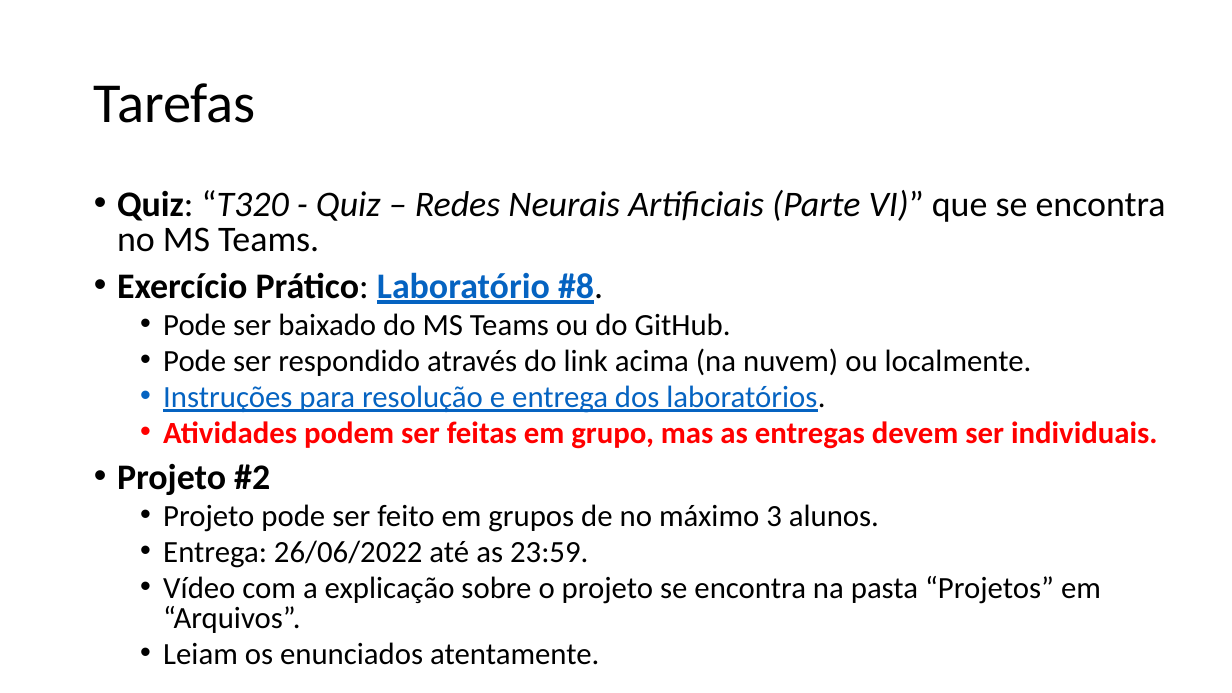
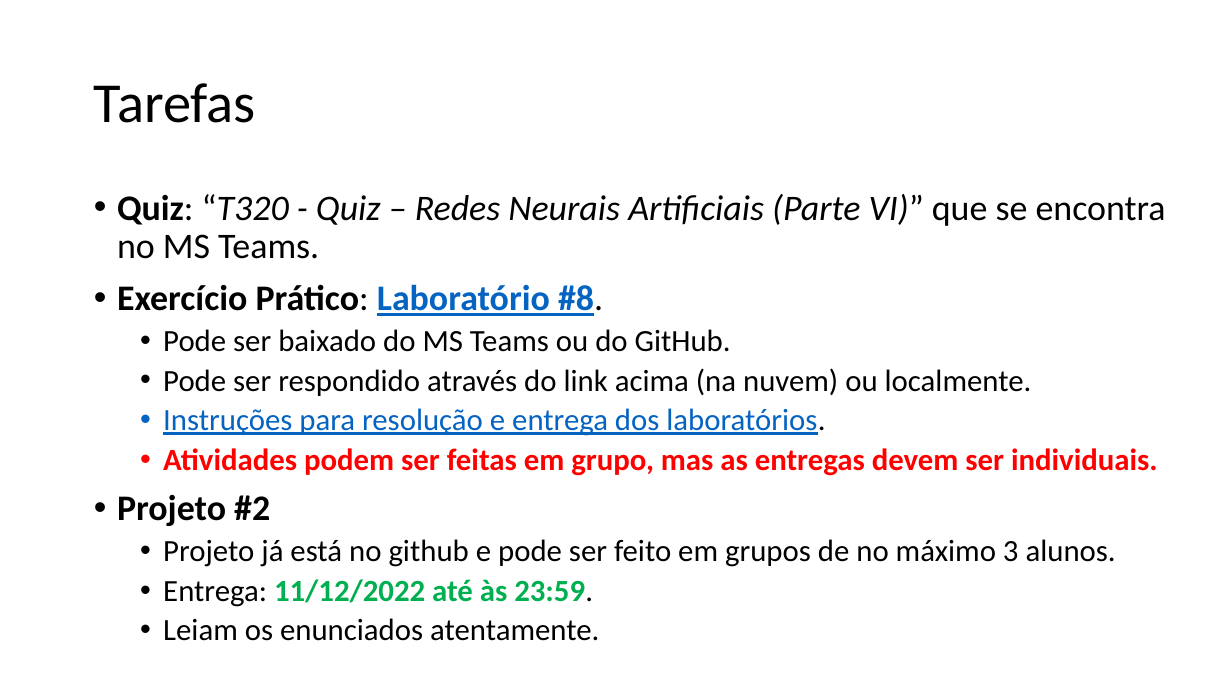
Before and after one commit to zz4fap/t320_aprendizado_de_maquina, a slide deck: slide 29 of slides/T320_Redes_Neurais_Artificiais (Parte III).pptx. Drawn at 1232x693 pixels with LibreOffice and Linux fonts; fonts in the diff are those of the drawing. Boxes give left, top, right and bottom in pixels: in the first picture for what was removed or moved away, otherwise in the second. Text is boxed around its words. In the diff, an @@ line names an element or a change of style, - is before the commit and + after.

```diff
--- a/slides/T320_Redes_Neurais_Artificiais (Parte III).pptx
+++ b/slides/T320_Redes_Neurais_Artificiais (Parte III).pptx
@@ text at [117, 194, 1166, 641]: line spacing 0.8 to 0.9 @@
@@ text at [163, 539, 1116, 607]: text changed @@
-  • Projeto pode ser feito em grupos de no máximo 3 alunos.
-  • Entrega: 26/06/2022 até as 23:59.
-  • Vídeo com a explicação sobre o projeto se encontra na pasta “Projetos” em “Arquivos”.
+  • Projeto já está no github e pode ser feito em grupos de no máximo 3 alunos.
+  • Entrega: 11/12/2022 até às 23:59.
```
Also in this commit, not shown: 10 other slides changed, 2 other files.
